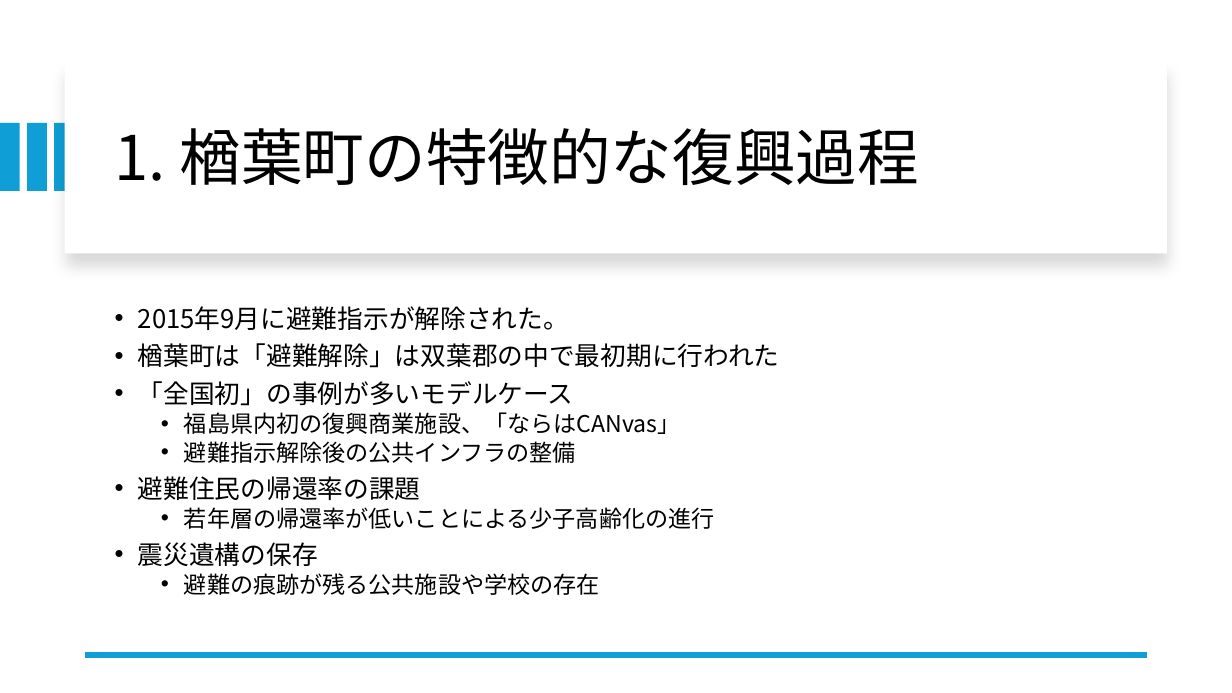
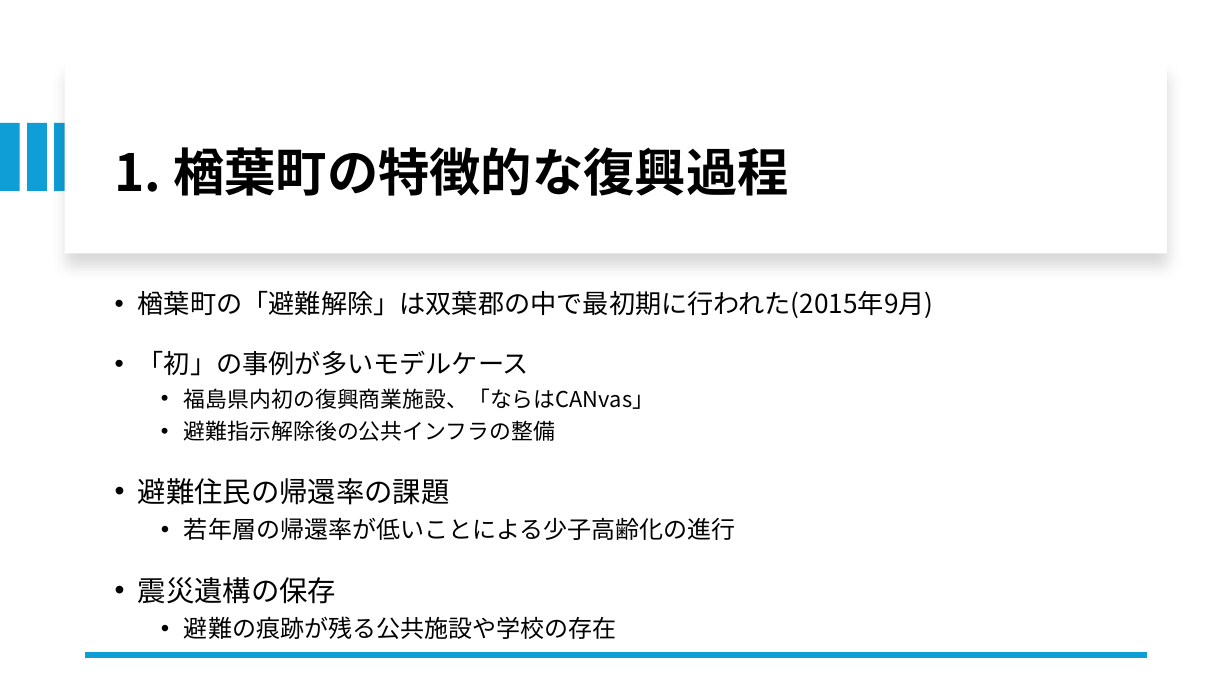
Before and after one commit to furuhashilab/ChisatoFuruuchi-2024-seminar-report, a slide deck: slide 11 of ゼミ論中間発表用.pptx. Drawn at 1232x693 pixels with LibreOffice and Linux fonts; fonts in the diff are those of the drawing. Boxes give left, top, right and bottom in pixels: in the first picture for what was removed or moved away, otherwise in the second. Text is boxed around its words. In the diff, an @@ line names an element or a change of style, - is before the commit and + after.

```diff
--- a/ゼミ論中間発表用.pptx
+++ b/ゼミ論中間発表用.pptx
@@ title "1. 楢葉町の特徴的な復興過程": place and size @@
-title "1. 楢葉町の特徴的な復興過程" at <box>115,128,919,185</box>
+title "1. 楢葉町の特徴的な復興過程" at <box>115,147,788,196</box>
@@ title "1. 楢葉町の特徴的な復興過程" at <box>115,147,788,196</box>: size 48 to 40 pt, bold on @@
@@ text "楢葉町の「避難解除」は双葉郡の中で最初期に行われた(2015年9月)": place and size @@
-text "楢葉町の「避難解除」は双葉郡の中で最初期に行われた(2015年9月)" at <box>138,306,780,595</box>
+text "楢葉町の「避難解除」は双葉郡の中で最初期に行われた(2015年9月)" at <box>138,291,934,639</box>
@@ text at <box>138,291,934,376</box>: text changed; size 20 to 20.4 pt @@
-• 2015年9月に避難指示が解除された。
-• 楢葉町は「避難解除」は双葉郡の中で最初期に行われた
-• 「全国初」の事例が多いモデルケース
+• 楢葉町の「避難解除」は双葉郡の中で最初期に行われた(2015年9月)
+• 「初」の事例が多いモデルケース
@@ text at <box>138,388,736,639</box>: size 18 to 17 pt in "福島県内初の復興商業施設、「ならはCANvas」", "避難指示解除後の公共インフラの整備"; size 20 to 22.1 pt in "避難住民の帰還率の課題", "震災遺構の保存"; size 18 to 18.7 pt in "若年層の帰還率が低いことによる少子高齢化の進行", "避難の痕跡が残る公共施設や学校の存在"; line spacing 0.8 to 1; line spacing 0.8 to 1.5 @@
```
Also in this commit, not shown: 11 other slides changed.
